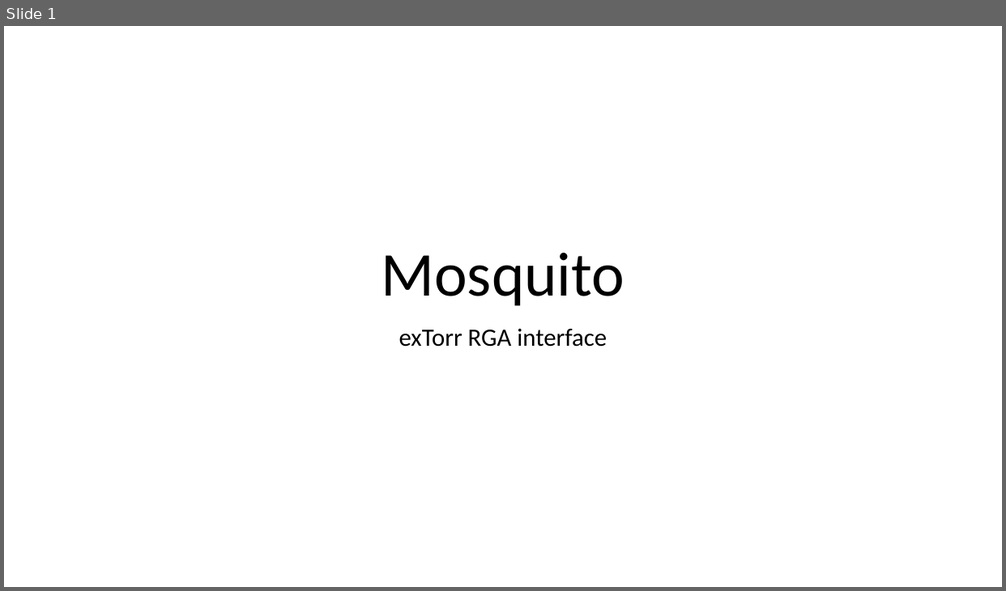
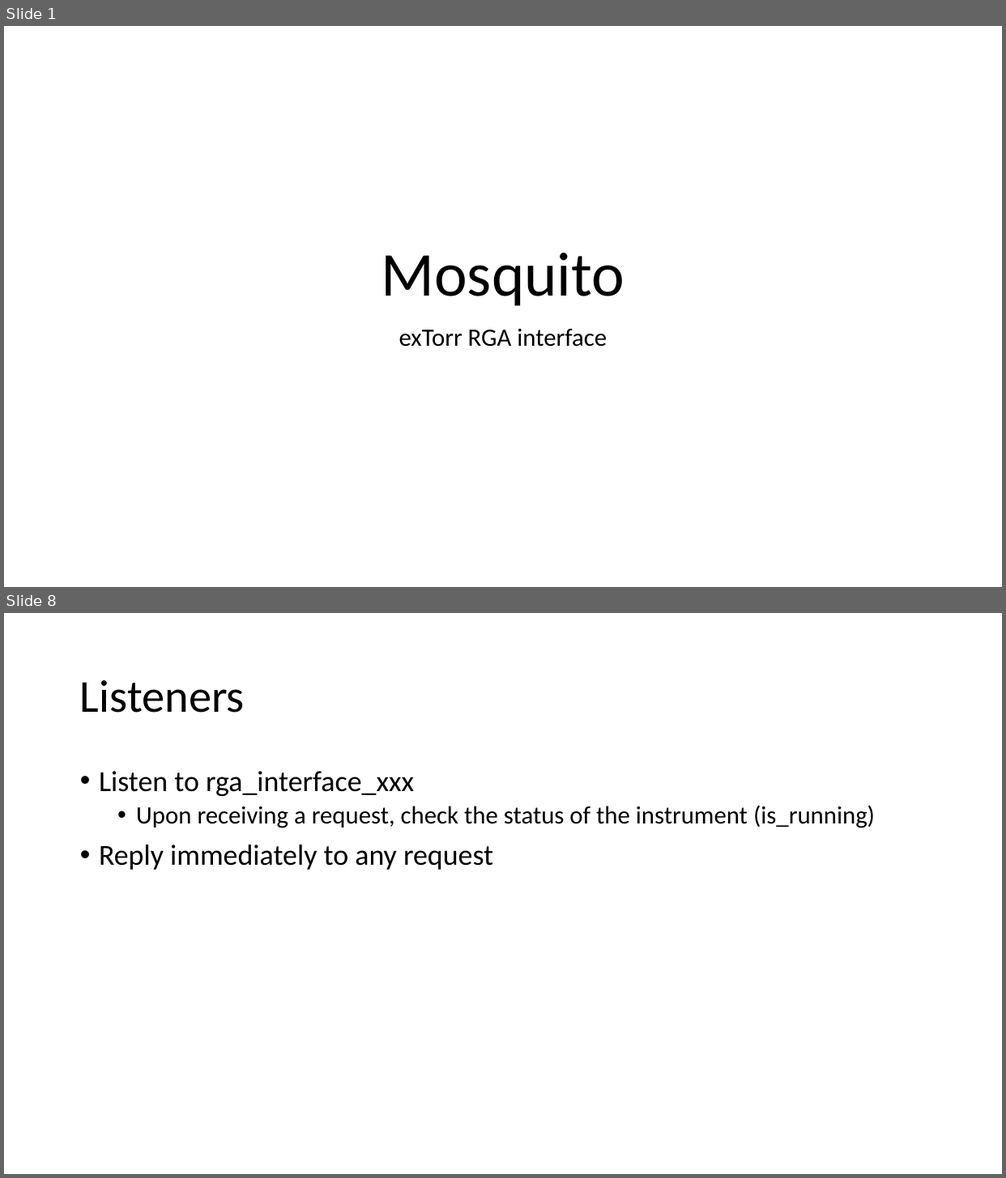
Before and after one commit to project8/mosquito, a slide deck: doc/schemes.pptx. Shown one above the other, each under a label of ours: slide 1 before the commit, slides 1 and 8 after it; the slides between them are not shown. The pictures are 1006x591 and 1006x1178 pixels, drawn with LibreOffice and Linux fonts; fonts in the diff are those of the drawing. Boxes give left, top, right and bottom in pixels: in the first picture for what was removed or moved away, otherwise in the second. Text is boxed around its words. In the diff, an @@ line names an element or a change of style, - is before the commit and + after.

```diff
--- a/doc/schemes.pptx
+++ b/doc/schemes.pptx
@@ slide 8 added at <box>4,613,1002,1174</box>, background #FFFFFF @@
@@ title added at <box>80,680,245,713</box>, 44 pt, text #000000 @@
+Listeners
@@ text added at <box>99,771,875,870</box>, 24 pt, text #000000 @@
+• Listen to rga_interface_xxx
+  • Upon receiving a request, check the status of the instrument (is_running)
+• Reply immediately to any request
```
Also in this commit, not shown: 6 other slides added, 1 other file.
